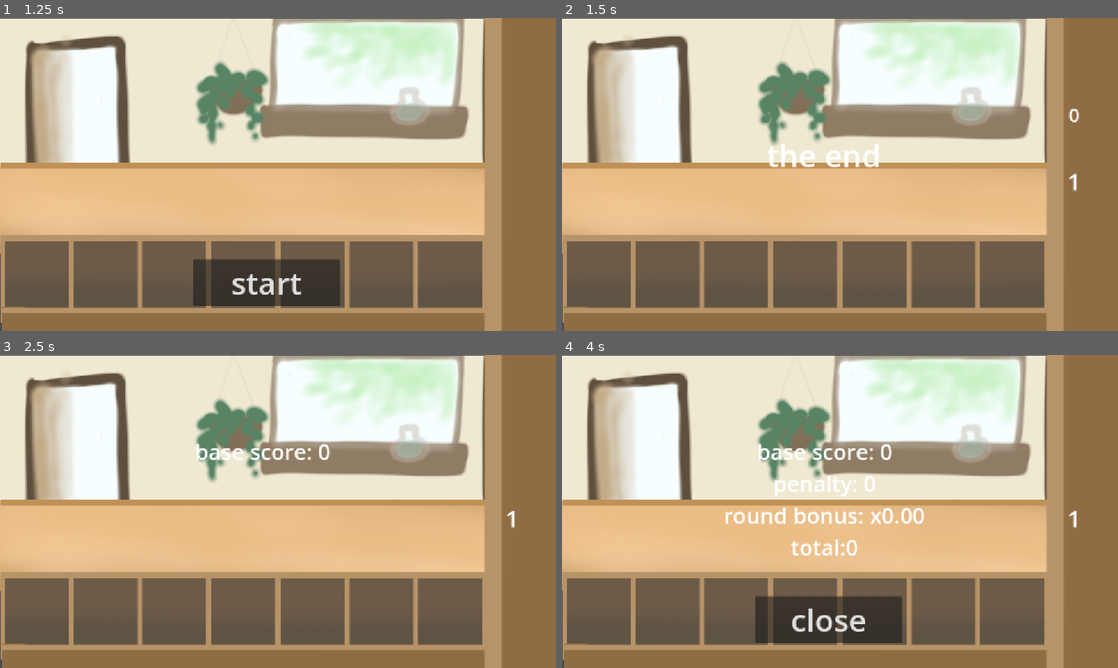
Above: before the commit, frames 1-4 (two rows, left to right).
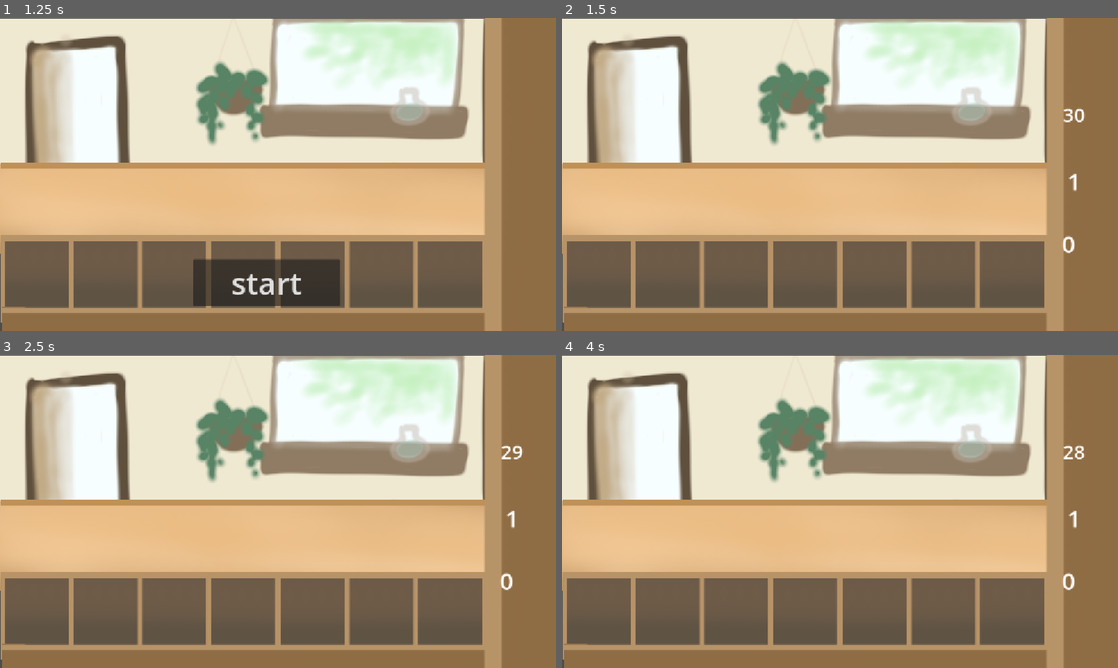
Above: after the commit, the same moments.

Repository: clairewsu/game
Game: Godot game, scene res://scripts/bigmain.tscn
The game is run twice, just before and just after one commit, with the same random seed, the same clock (stepped at 60 frames per second) and the same inputs.
Inputs (mouse positions are in pixels of both pictures, inside the frame that each line leads up to):
- Up to frame 1 (1.25 s): click "open" at 0.5 s
- Up to frame 2 (1.5 s): click "start" at 1.25 s
- Up to frame 3 (2.5 s): tap Enter (enter) at 2 s; move the mouse to (400, 495) at 2.02 s; hold Enter (enter) from 2.03 s (still down); click (400, 495) at 2.17 s; tap Left (l) at 2.3 s
- Up to frame 4 (4 s): release Enter (enter) at 2.75 s; tap Space at 2.75 s; drag from (728, 527) to (812, 574) at 2.77 s; tap Enter (enter) at 3.5, 3.8 s; move the mouse to (895, 442) at 3.52 s; hold Right (r) from 3.53 s (still down); click (895, 442) at 3.67 s

Frame 1 is identical in both runs. In frame 2, 0.7% of the frame differs, in the area x 36-95%, y 28-76%; in frame 3, 0.6%; in frame 4, 5.9%, in the area x 29-95%, y 28-92%.

Commit message:
finally made desc icon realigning and fixed a bunch of score calc issues

Diff:
--- a/scenes/guy.tscn
+++ b/scenes/guy.tscn
@@ -24,15 +24,19 @@
 polygon = PackedVector2Array(-223, -380, -364, -269, -421, -103, -387, 62, -122, 162, 104, 160, 271, 91, 375, -62, 367, -223, 231, -352, 30, -413)
 
 [node name="gold" type="Sprite2D" parent="." unique_id=1230213263]
+position = Vector2(-30, -108)
 texture = ExtResource("3_qlfh1")
 
 [node name="green" type="Sprite2D" parent="." unique_id=441199656]
+position = Vector2(-30, -108)
 texture = ExtResource("4_vmfrp")
 
 [node name="blue" type="Sprite2D" parent="." unique_id=1862235160]
+position = Vector2(-36, -112)
 texture = ExtResource("5_dk3hk")
 
 [node name="swirl" type="Sprite2D" parent="." unique_id=547609306]
+position = Vector2(-32, -112)
 texture = ExtResource("6_cdhm5")
 
 [node name="individual" type="Sprite2D" parent="." unique_id=665040702]
--- a/scenes/main.tscn
+++ b/scenes/main.tscn
@@ -73,5 +73,6 @@
 scale = Vector2(0.59869796, 0.58194447)
 texture = ExtResource("8_choun")
 
+[connection signal="end" from="." to="." method="_on_end"]
 [connection signal="timeout" from="Timer" to="." method="_on_timer_timeout"]
 [connection signal="start" from="ui" to="." method="_on_start"]
--- a/scenes/object.tscn
+++ b/scenes/object.tscn
@@ -6,7 +6,6 @@
 [ext_resource type="Texture2D" uid="uid://3n1cw0xc3pwe" path="res://art/basicgold_liquid.PNG" id="3_a0y2b"]
 [ext_resource type="Shader" uid="uid://43uyde5kop04" path="res://object.gdshader" id="3_a03g0"]
 [ext_resource type="Texture2D" uid="uid://c5hsnlr60x28u" path="res://art/basicbottle_mask.PNG" id="4_46pka"]
-[ext_resource type="Texture2D" uid="uid://booomxbpl8k2f" path="res://art/gold.PNG" id="7_f66fi"]
 
 [sub_resource type="ShaderMaterial" id="ShaderMaterial_f66fi"]
 shader = ExtResource("3_a03g0")
@@ -47,16 +46,16 @@
 position = Vector2(-10, 134)
 
 [node name="objdesc" type="Panel" parent="." unique_id=661542681]
-offset_left = -301.0
+offset_left = -339.0
 offset_top = -748.0
-offset_right = 221.0
+offset_right = 264.0
 offset_bottom = -439.0
 
 [node name="desctext" type="RichTextLabel" parent="objdesc" unique_id=1737016107]
 layout_mode = 0
 offset_left = 6.0
 offset_top = 7.0
-offset_right = 524.0
+offset_right = 602.0
 offset_bottom = 306.0
 theme_override_font_sizes/normal_font_size = 50
 bbcode_enabled = true
@@ -65,13 +64,4 @@
 scroll_active = false
 horizontal_alignment = 1
 
-[node name="TextureRect" type="TextureRect" parent="objdesc" unique_id=1853793326]
-layout_mode = 0
-offset_left = 368.0
-offset_top = -84.0
-offset_right = 616.0
-offset_bottom = 214.0
-texture = ExtResource("7_f66fi")
-expand_mode = 1
-
 [connection signal="hit" from="." to="." method="_on_hit"]
--- a/scripts/main.gd
+++ b/scripts/main.gd
@@ -15,6 +15,7 @@
 var slots=[Vector2(80,530),Vector2(225,530),Vector2(365,530),Vector2(505,530),Vector2(655,530),Vector2(790,530),Vector2(940,530),Vector2(1080,530)]
 var slot_occupied=[false,false,false,false,false,false,false,false]
 signal end
+signal dismiss_end
 signal select1(slot,scrolling:bool)
 signal sellto(guy0)
 signal guypressed(num)
@@ -44,7 +45,6 @@
 func _on_timer_timeout():
 	respawning_guys=true
 	respawning_object=true
-	$ui.get_score(score,penalty,round)
 	end.emit()
 
 # Called every frame. 'delta' is the elapsed time since the previous frame.
@@ -92,10 +92,10 @@
 	sellto.connect(object._guy_clicked)
 
 func respawn_guys():
+	respawning_guys=true
 	if DeckManager.deck.size()==0:
 		end.emit()
 		return
-	respawning_guys=true
 	for i in range(10):
 		await get_tree().process_frame
 	spawn_guy()
@@ -126,7 +126,7 @@
 	if bonusamt>0:
 		await get_tree().create_timer(.2).timeout
 		popup(pos,bonusamt,"+",true)
-
+	dismiss_end.emit()
 
 func _on_loss(amount:int,pos:Vector2):
 	penalty+=amount
@@ -160,3 +160,8 @@
 	select1.emit(selectedslot,true)
 	await get_tree().create_timer(.1).timeout
 	busy=false
+
+
+func _on_end() -> void:
+	await dismiss_end
+	$ui.get_score(score,penalty,round)
--- a/scripts/make_menu.gd
+++ b/scripts/make_menu.gd
@@ -27,7 +27,7 @@
 func _unhandled_input(event):
 	if event.is_action_pressed("enter"):
 		add.emit(objname,amount)
-		amount=0
+		$Label.text="0"
 
 
 func _on_makebutton_pressed() -> void:
--- a/scripts/object.gd
+++ b/scripts/object.gd
@@ -177,16 +177,17 @@
 		add_child(particle)
 
 func _show_desc(name:String,color:int,cost:int,desc:String,pos:Vector2):
+	var type_path:String=""
 	if not sold or menu_ver:
 		if color==0:
-			$objdesc/TextureRect.texture=gold
+			type_path="res://art/gold.PNG"
 		elif color==1:
-			$objdesc/TextureRect.texture=green
+			type_path="res://art/green.PNG"
 		elif color==2:
-			$objdesc/TextureRect.texture=blue
+			type_path="res://art/blue.PNG"
 		elif color==3:
-			$objdesc/TextureRect.texture=swirl
-		$objdesc/desctext.text="%s \nprice: %d\n%s"% [name,cost,desc]
+			type_path="res://art/swirl.PNG"
+		$objdesc/desctext.text="%s [img=64]%s[/img]\nprice: %d\n%s"% [name,type_path,cost,desc]
 		$objdesc.custom_minimum_size = $objdesc/desctext.get_minimum_size()
 		if menu_ver:
 			$objdesc.position=Vector2(150,-350)
--- a/scripts/ui_or_smth.gd
+++ b/scripts/ui_or_smth.gd
@@ -42,6 +42,7 @@
 	show_time(str(countdown))
 
 func _on_end():
+	await get_parent().dismiss_end
 	$deckcounter.hide()
 	$timerlabel.hide()
 	countdown=0
Binary file changed: art/blue.PNG
Binary file changed: art/gold.PNG
Binary file changed: art/green.PNG
Binary file changed: art/swirl.PNG
Not shown, added: .DS_Store
